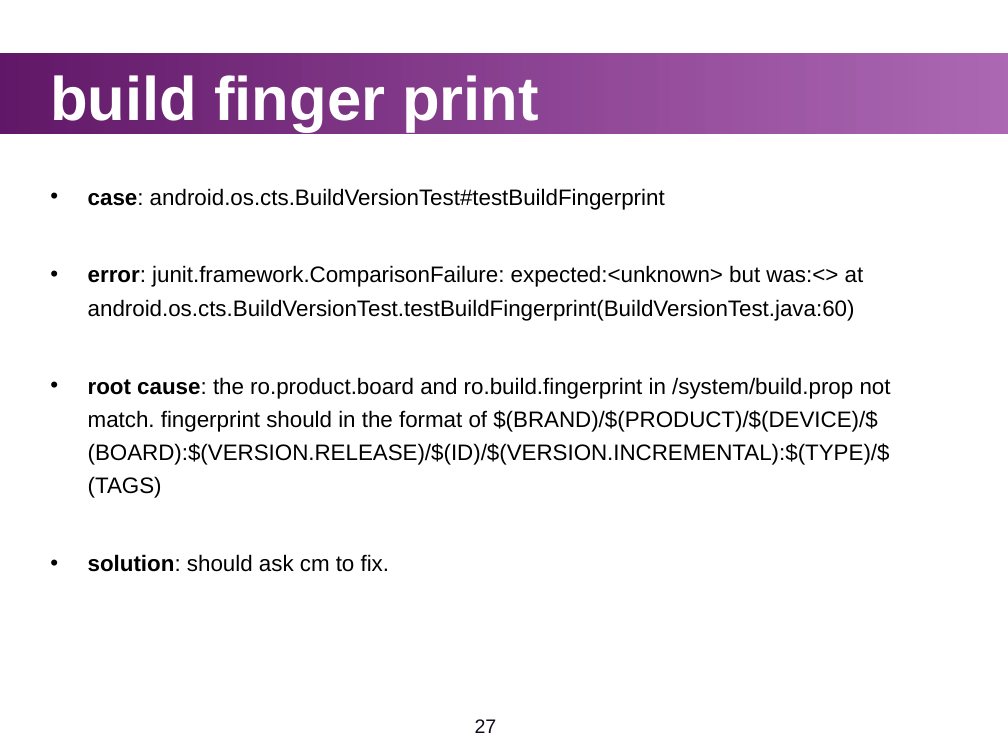
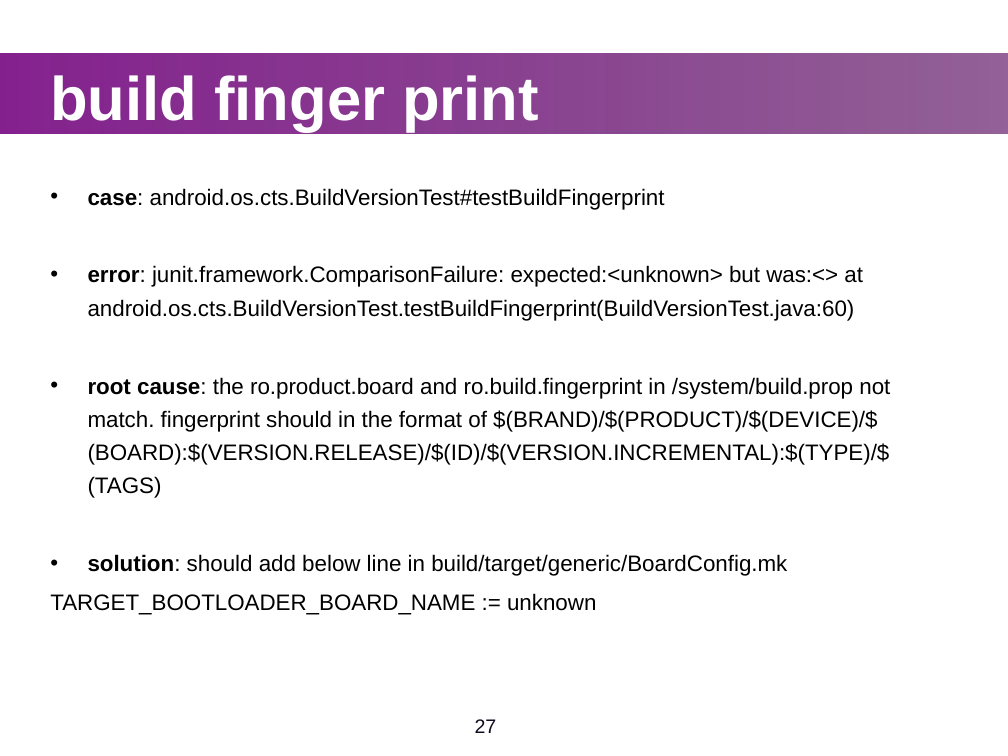
Before and after one commit to widerules/system-information, a slide deck: slide 27 of cts/CTS-training.ppt. Drawn at 1008x756 pixels with LibreOffice and Linux fonts; fonts in the diff are those of the drawing; background and template pictures are left out. Boxes give left, top, right and bottom in pixels: in the first picture for what was removed or moved away, otherwise in the second. Text is boxed around its words. In the diff, an @@ line names an element or a change of style, - is before the commit and + after.

Commit message:
jingtao: modify solution for test fingerprint

```diff
--- a/cts/CTS-training.ppt
+++ b/cts/CTS-training.ppt
@@ rectangle at (0,53,1008,133): fill gradient #611868 to #85218F to gradient #85218F to #611868 @@
@@ text at (50,554,787,615): text changed @@
-• solution: should ask cm to fix.
+• solution: should add below line in build/target/generic/BoardConfig.mk
+TARGET_BOOTLOADER_BOARD_NAME := unknown
```
Also in this commit, not shown: 40 other slides changed.
